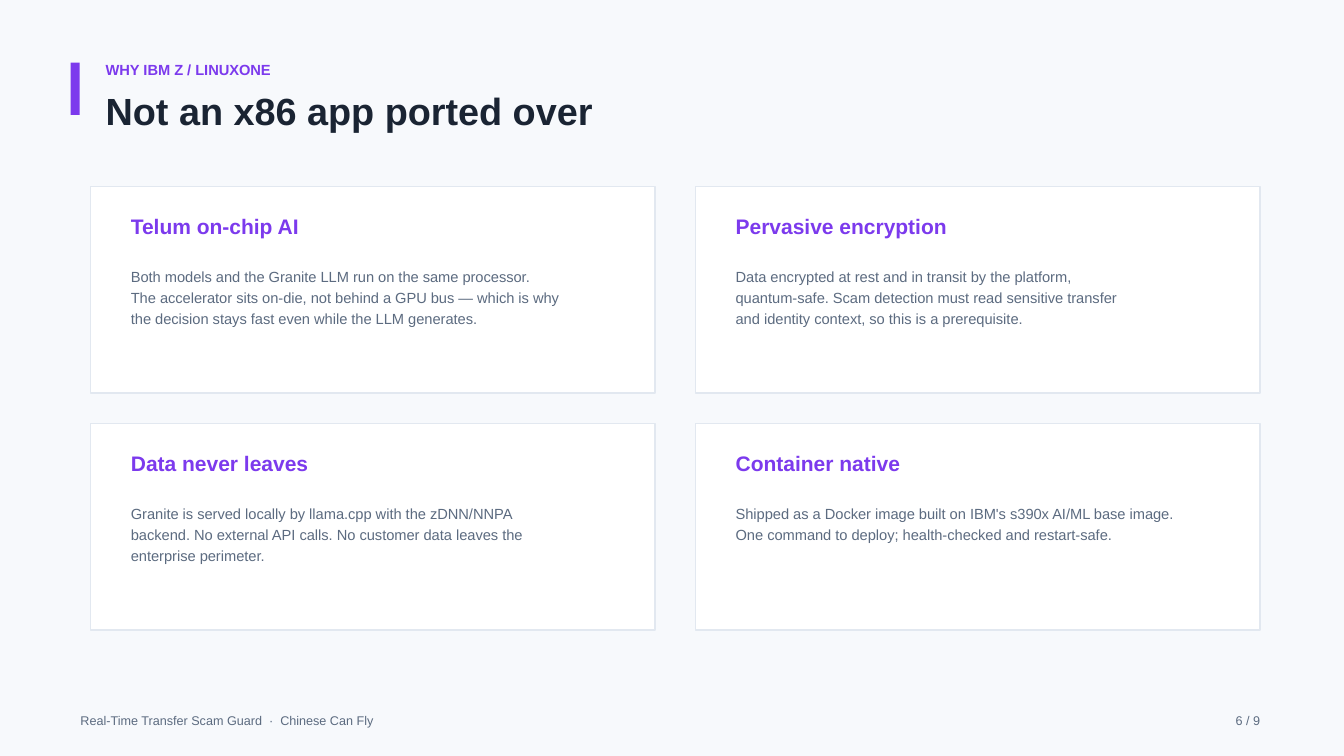
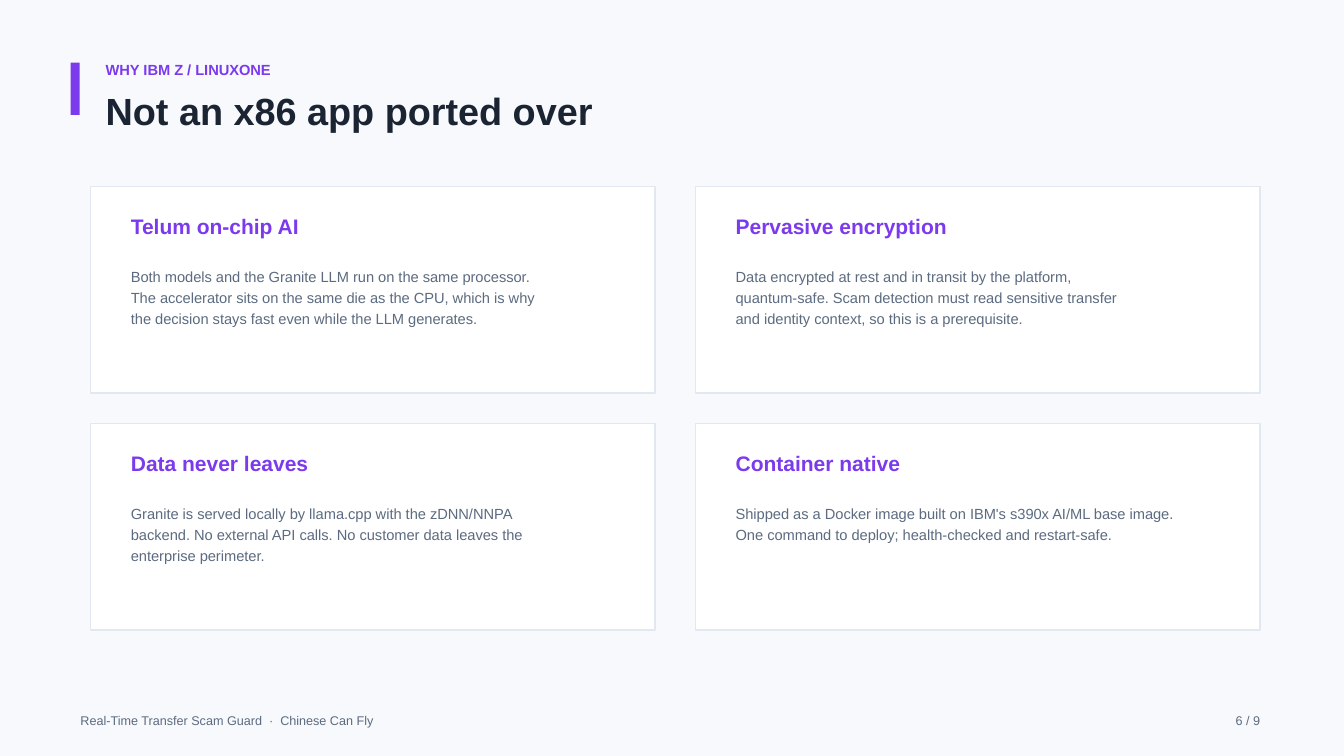
Before and after one commit to anvictor042-cyber/real-time-transfer-scam-guard, a slide deck: slide 6 of submission/pitch-deck.pptx. Drawn at 1344x756 pixels with LibreOffice and Linux fonts; fonts in the diff are those of the drawing. Boxes give left, top, right and bottom in pixels: in the first picture for what was removed or moved away, otherwise in the second. Text is boxed around its words. In the diff, an @@ line names an element or a change of style, - is before the commit and + after.

Commit message:
copy: remove AI writing tells across README, deck and submission text
Applied the humanizer pass: dropped the not-X-but-Y contrasts, the
one-line closers, the staged opener and most em dashes. Submission text
is shorter and states the same facts.

```diff
--- a/submission/pitch-deck.pptx
+++ b/submission/pitch-deck.pptx
@@ text at <box>131,292,535,306</box>: text changed @@
-The accelerator sits on-die, not behind a GPU bus — which is why
+The accelerator sits on the same die as the CPU, which is why
```
Also in this commit, not shown: 5 other slides changed, 7 other files.
